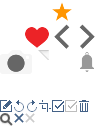
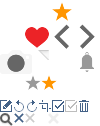
Two versions of the same layered image (100×126). Layer-by-layer changes:
added layer "Layer 20" above "Layer 19" over [48, 113, 59, 124]
added layer "Layer 18" above "Layer 17" over [41, 75, 57, 90]
added layer "Layer 17" above "Layer 16" over [25, 75, 41, 90]
